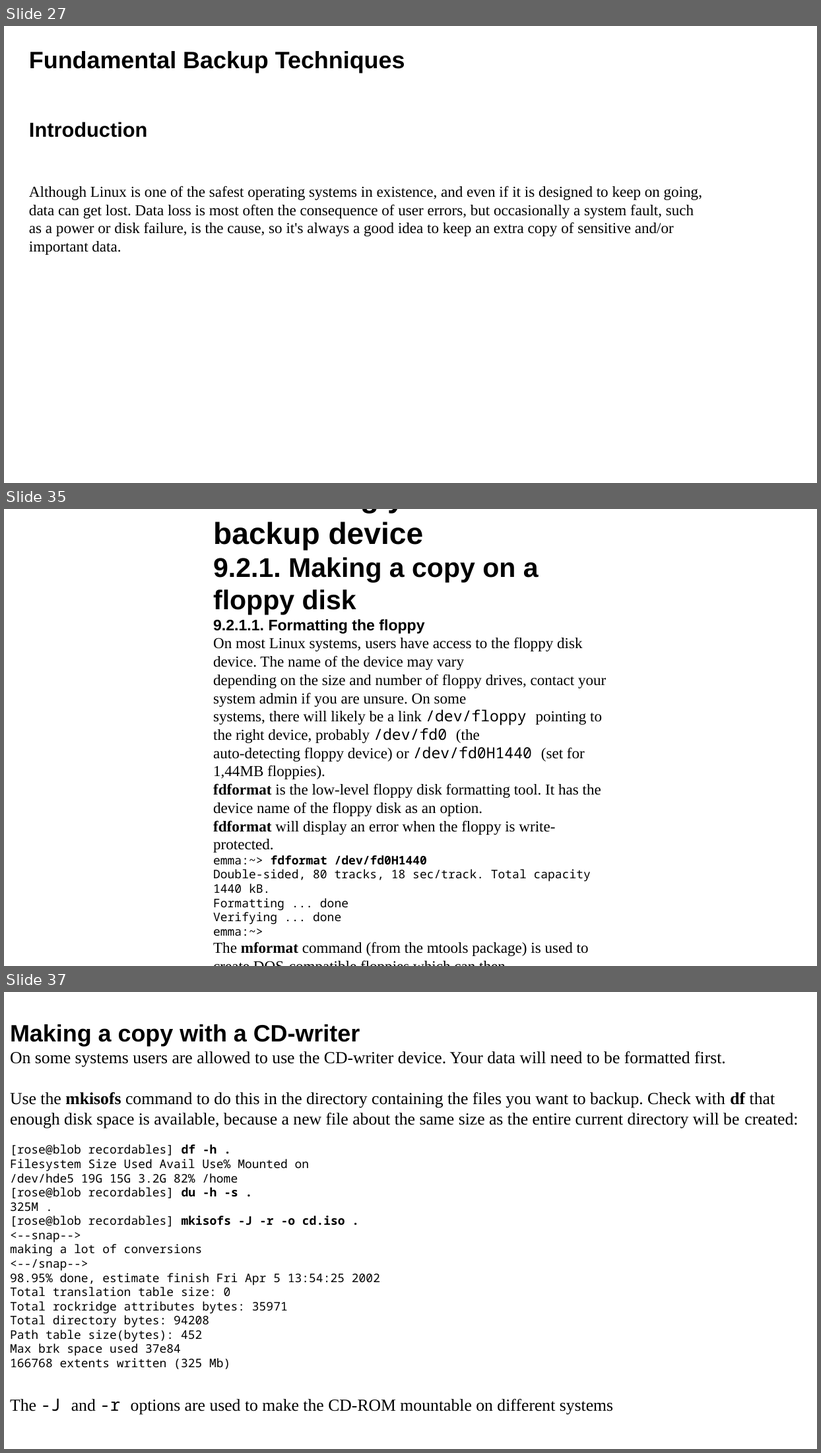
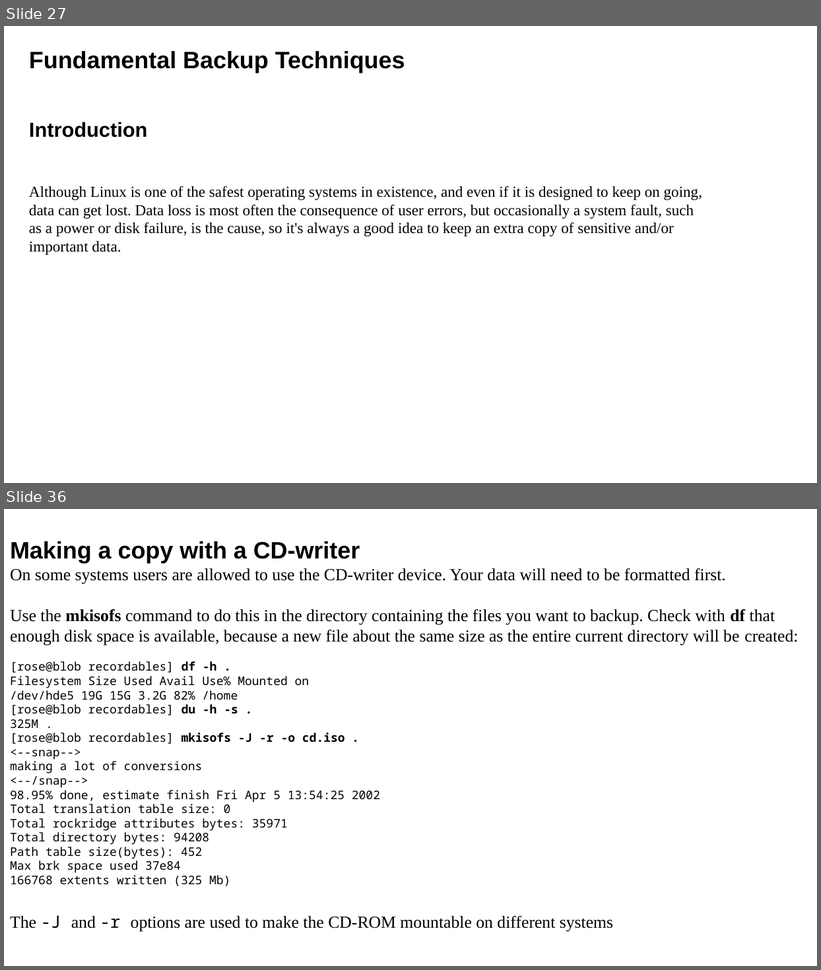
Before and after one commit to Satyaneshi2346/HelloWorld, a slide deck: linux.pptx. Shown one above the other, each under a label of ours: slides 27, 35 and 37 before the commit, slides 27 and 36 after it; the slides between them are not shown. The pictures are 821x1453 and 821x970 pixels, drawn with LibreOffice and Linux fonts; fonts in the diff are those of the drawing. Boxes give left, top, right and bottom in pixels: in the first picture for what was removed or moved away, otherwise in the second. Text is boxed around its words. In the diff, an @@ line names an element or a change of style, - is before the commit and + after.

```diff
--- a/linux.pptx
+++ b/linux.pptx
@@ slide 35 removed at [4, 509, 817, 966], background #FFFFFF @@
@@ text removed at [213, 522, 606, 956] @@
-9.2. Moving your data to a backup device
-9.2.1. Making a copy on a floppy disk
-9.2.1.1. Formatting the floppy
-On most Linux systems, users have access to the floppy disk device. The name of the device may vary
-depending on the size and number of floppy drives, contact your system admin if you are unsure. On some
-systems, there will likely be a link /dev/floppy pointing to the right device, probably /dev/fd0 (the
-auto-detecting floppy device) or /dev/fd0H1440 (set for 1,44MB floppies).
-fdformat is the low-level floppy disk formatting tool. It has the device name of the floppy disk as an option.
-fdformat will display an error when the floppy is write-protected.
-emma:~> fdformat /dev/fd0H1440
-Double-sided, 80 tracks, 18 sec/track. Total capacity 1440 kB.
-Formatting ... done
-Verifying ... done
-emma:~>
-The mformat command (from the mtools package) is used to create DOS-compatible floppies which can then
-be accessed using the mcopy, mdir and other m-commands.
@@ what was slide 37 is now slide 36 @@
```
Also in this commit, not shown: 10 slides changed, 2 other files.
